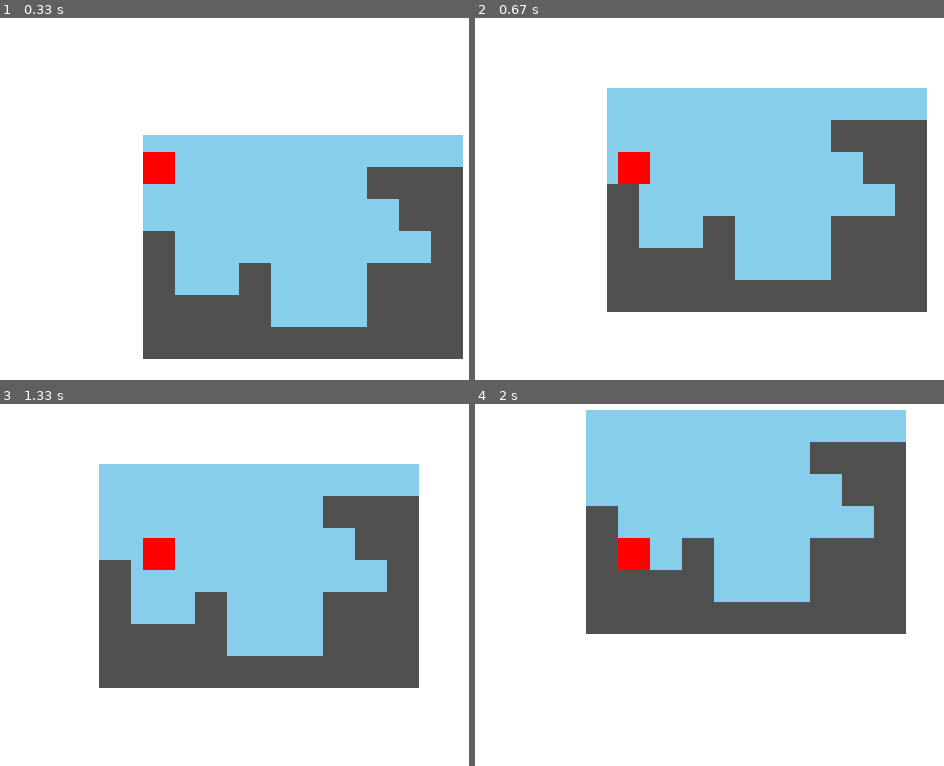
Above: before the commit, frames 1-4 (two rows, left to right).
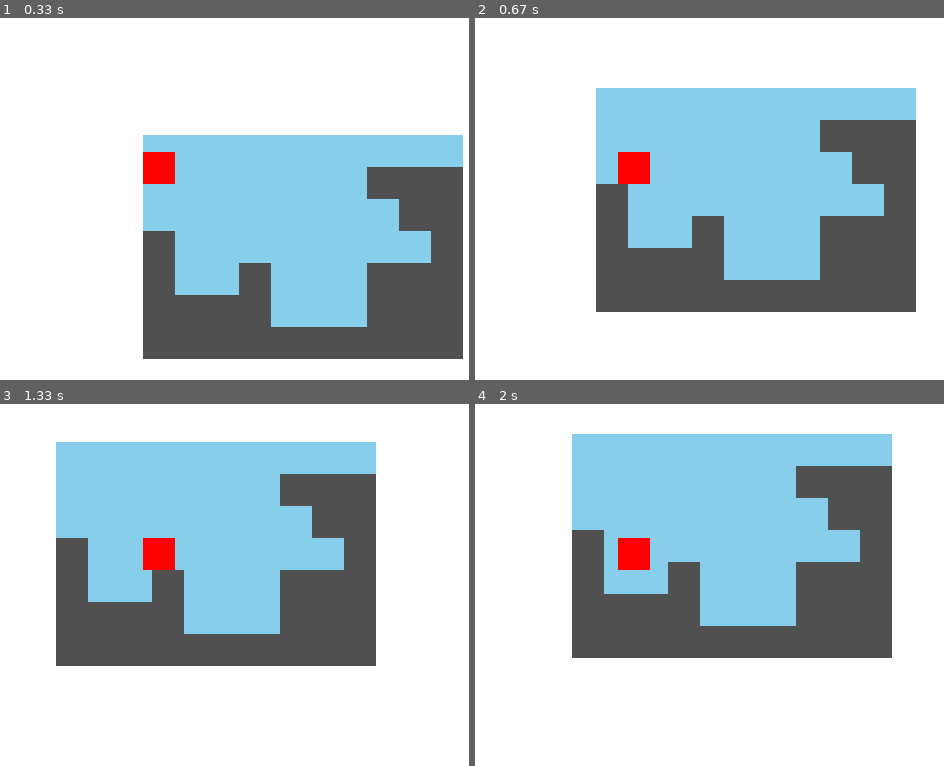
Above: after the commit, the same moments.

Repository: hchap1/pygame_tilemap_engine
Game: pygame game, started from platformer.py
Same seed, same stepped clock (60 frames per second), same inputs: the game is played once before the commit and once after it.
Inputs:
- Up to frame 1 (0.33 s): no input
- Up to frame 2 (0.67 s): hold D from 0.33 s (still down)
- Up to frame 3 (1.33 s): release D at 0.8 s; hold D 0.83-1.3 s
- Up to frame 4 (2 s): hold A 1.33-1.87 s; hold A from 1.9 s (still down)

Frame 1 is identical in both runs. In frame 2, 5.0% of the frame differs, in the area x 25-97%, y 19-82%; in frame 3, 27%, in the area x 11-90%, y 10-79%; in frame 4, 20%.

Commit message:
feat: complete collisions

Diff:
--- a/platformer.py
+++ b/platformer.py
@@ -15,7 +15,7 @@
 # Physics Constants
 G = 9.8
 F = 0.9
-V = 10
+V = 20
 JUMP = 7
 
 # Render Constants
@@ -62,11 +62,23 @@
     # Collisions
     left_x = round(x - 0.5)
     right_x = round(x + 0.5)
-    left_x_clearance = round(x - 0.49)
-    right_x_clearance = round(x + 0.49)
+    left_x_clearance = round(x - 0.45)
+    right_x_clearance = round(x + 0.45)
 
     bottom_y = round(y + 0.5)
-    middle_y = round(y)
+
+    top_middle_y = round(y - 0.2)
+    bottom_middle_y = round(y + 0.2)
+
+    top_y = round(y - 0.5)
+
+    if (grid[top_middle_y][left_x] != 0 or grid[bottom_middle_y][left_x] != 0) and xv < 0:
+        x = left_x + 1
+        xv = 0
+
+    if (grid[top_middle_y][right_x] != 0 or grid[bottom_middle_y][right_x] != 0) and xv > 0:
+        x = right_x - 1
+        xv = 0
 
     # Floor Collisions
     if (grid[bottom_y][left_x_clearance] != 0 or grid[bottom_y][right_x_clearance] != 0) and yv > 0:
@@ -74,19 +86,11 @@
         else: yv = 0
         y = bottom_y - 1
 
-    if (grid[middle_y][left_x] != 0) and xv < 0:
-        x = left_x + 1
-        xv = 0
+    # Ceiling Collisions
+    if (grid[top_y][left_x_clearance] != 0 or grid[top_y][right_x_clearance]) and yv < 0:
+        yv = 0
+        y = top_y + 1
 
-    if (grid[middle_y][right_x] != 0) and xv > 0:
-        x = right_x - 1
-        xv = 0
-    """
-    # Ceiling Collisions
-    if (grid[head_y][left_x_clearance] != 0 or grid[head_y][right_x_clearance]) and yv < 0:
-        yv = 0
-        y = head_y + 1
-    """
     # Rendering
     screen.fill((255, 255, 255))
 
